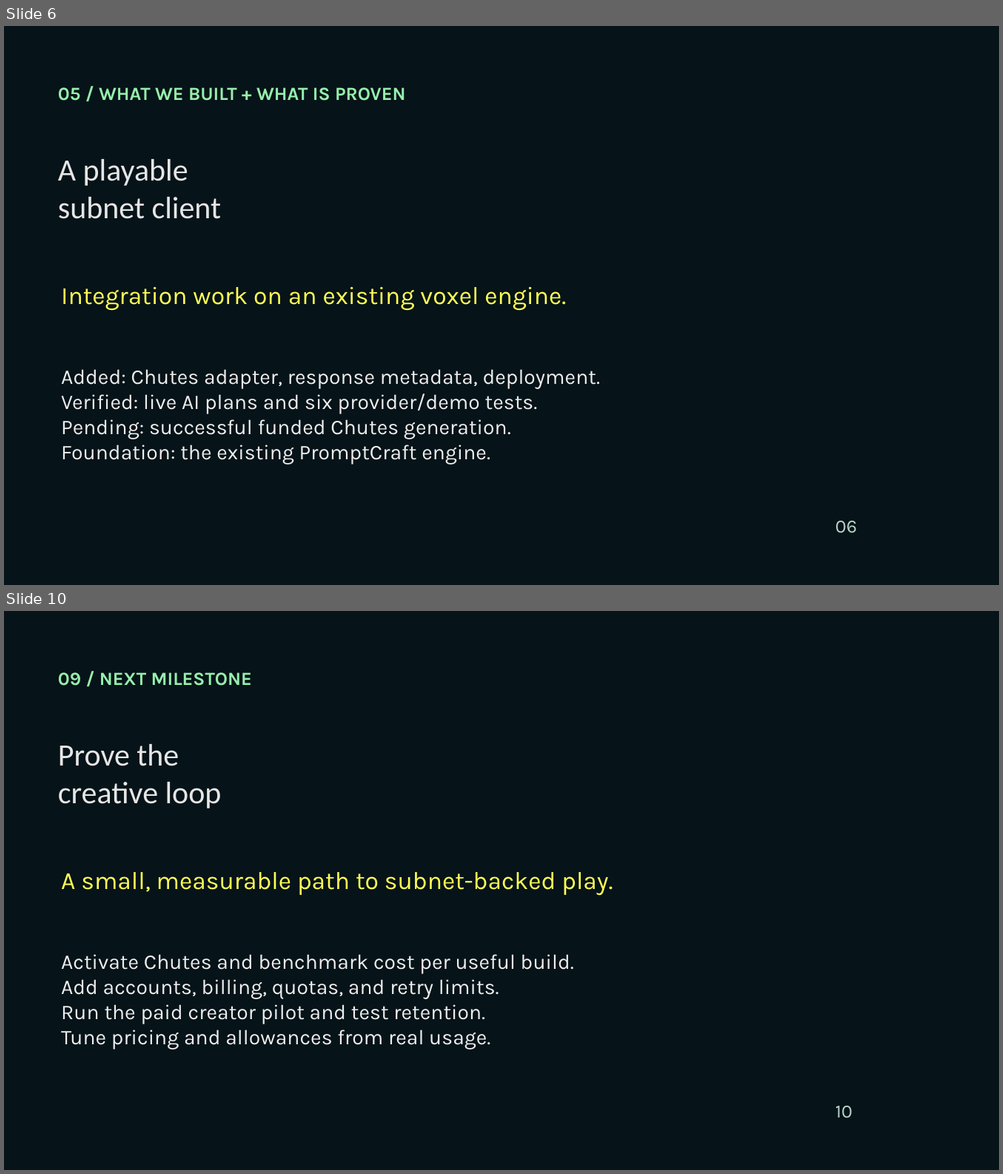
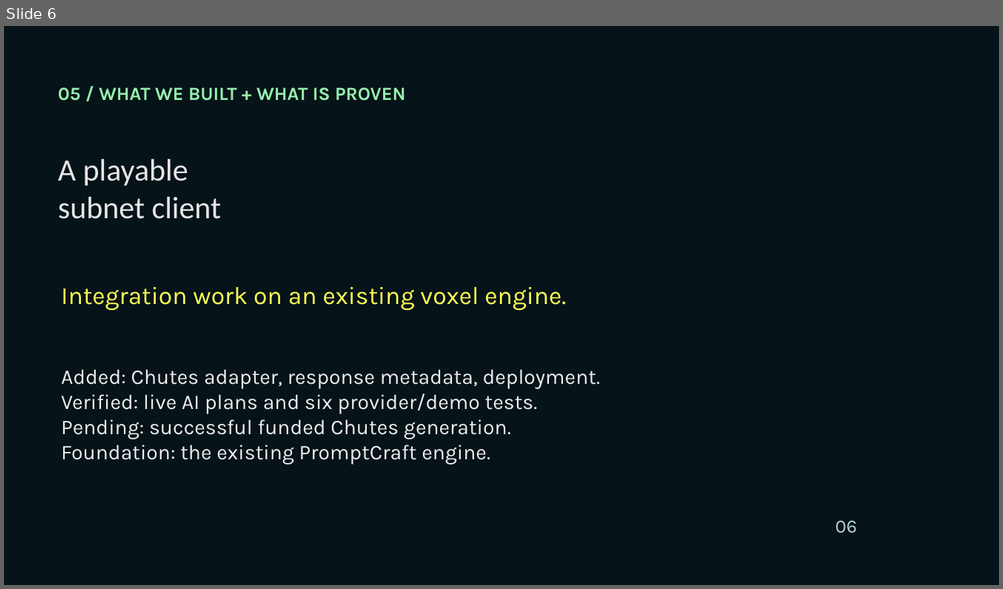
Before and after one commit to Nakshatra05/tensorcraft-bittensor, a slide deck: presentation/TensorCraft-Bittensor-Pitch.pptx. Shown one above the other, each under a label of ours: slides 6 and 10 before the commit, slide 6 after it; the slides between them are not shown. The pictures are 1003x1174 and 1003x589 pixels, drawn with LibreOffice and Linux fonts; fonts in the diff are those of the drawing; background and template pictures are left out. Boxes give left, top, right and bottom in pixels: in the first picture for what was removed or moved away, otherwise in the second. Text is boxed around its words. In the diff, an @@ line names an element or a change of style, - is before the commit and + after.

```diff
--- a/presentation/TensorCraft-Bittensor-Pitch.pptx
+++ b/presentation/TensorCraft-Bittensor-Pitch.pptx
@@ slide 10 removed at box(4, 611, 999, 1170), background picture (left out) @@
@@ text removed at box(58, 672, 252, 686) @@
-09 / NEXT MILESTONE
@@ text removed at box(58, 744, 222, 809) @@
-Prove the
-creative loop
@@ text removed at box(61, 872, 612, 896) @@
-A small, measurable path to subnet-backed play.
@@ text removed at box(61, 954, 574, 1050) @@
-Activate Chutes and benchmark cost per useful build.
-Add accounts, billing, quotas, and retry limits.
-Run the paid creator pilot and test retention.
-Tune pricing and allowances from real usage.
@@ text removed at box(835, 1106, 852, 1119) @@
-10
```
Also in this commit, not shown: 6 slides changed, 3 slides added, 1 other slide removed.
